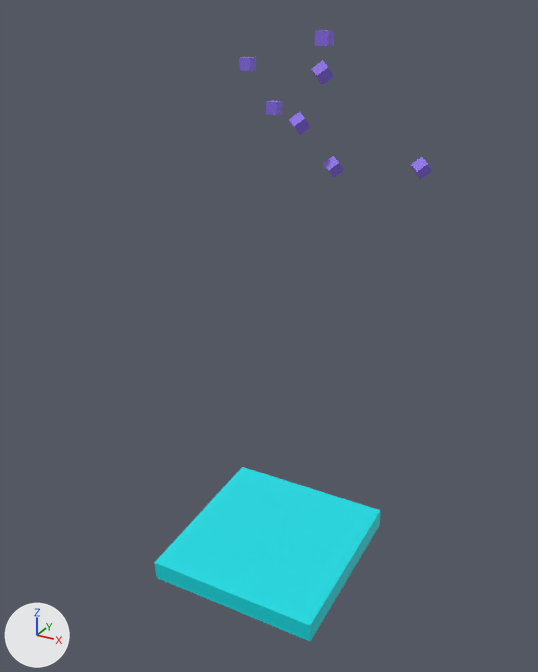
The glTF model resources/noel.glb, before and after one commit.
Both versions are drawn from a 50 mm camera at (21.8, -40.0, 36.3) aimed at (-1.1, 1.5, 15.6). Every picture has the same lights, and +X, +Y and +Z are marked at lower left. Both versions are drawn at frame 42 of the action 'bounce_action'; the numbers are the values there.

Script lines for the objects in view, before the commit:
```python
me_plane = bpy.data.meshes.new('Plane')
me_plane.from_pydata(...)  # a box spanning x -1.0..1.0, y -1.0..1.0, z -1.41..0.0
me_plane.materials.append(mat_material_001)  # cyan #00dde4
ob_plane = bpy.data.objects.new('Plane', me_plane)
ob_plane.location = (0.0, 0.0, 0.0)
ob_plane.rotation_euler = (0.0744, 0.0, 0.0)  # degrees (4.3, 0, 0)
ob_plane.scale = (6.27, 6.27, 1.06)
```
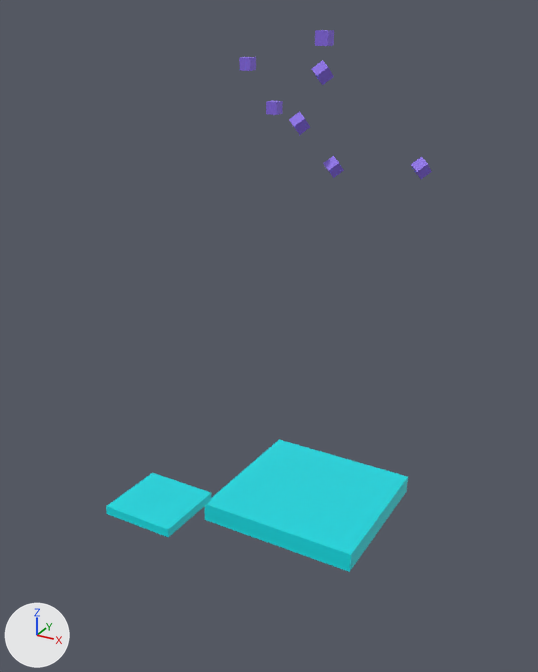
Pixel boxes [x1, y1, x2, y2] of what changed, in the pictures (538 x 672 px):
'Plane', moved, turned
    before: [154, 467, 380, 641]
    after: [205, 440, 408, 572]
'Plane.001', added (cyan)
    after: [106, 473, 211, 537]

The edits, one by one:
In object 'Plane' (ob_plane), parent is now set to ob_empty.
Object 'Plane' (ob_plane) moves from (0.0, 0.0, 0.0) to (-0.272, 5.049, -2.985).
Object 'Plane' (ob_plane) turns from (4.3, 0, 0) to (-3.7, 0, 0) degrees about x, y and z.
Object 'Empty' (ob_empty) is new.
Its location is (0.272, 1.624, 2.985).
Object 'Plane.001' (ob_plane_001) is new; it shows me_plane.
Its parent is ob_empty_001.
Its location is (-0.272, -1.624, -2.985).
Its rotation in degrees is (-3.8, 0, 0).
Its scale is (6.27, 6.27, 1.06).
Object 'Empty.001' (ob_empty_001) is new.
Its location is (-5.967, -4.672, 5.819).
Its scale is (0.42, 0.42, 0.42).
